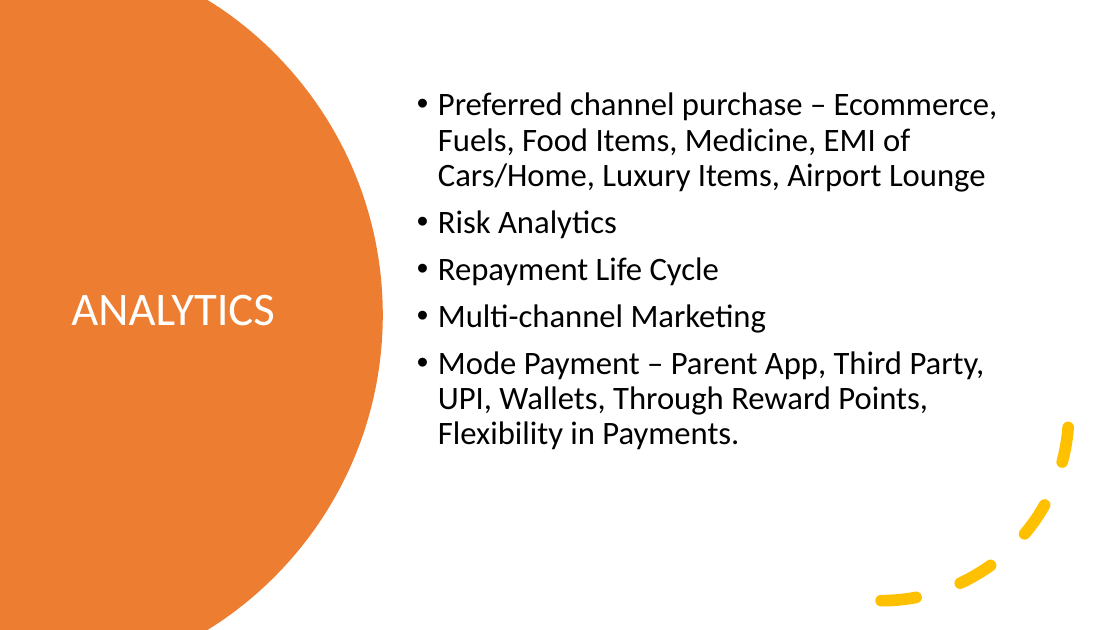
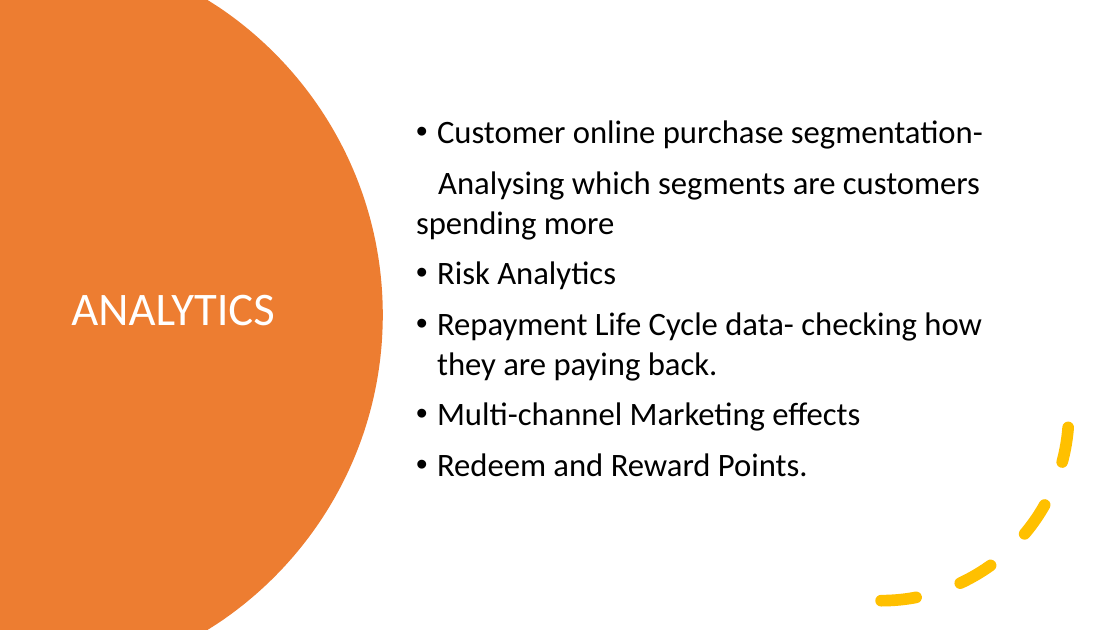
Before and after one commit to Ruthwik14/Case-Study, a slide deck: slide 4 of Monsoon Bonanza Offer.pptx. Drawn at 1120x630 pixels with LibreOffice and Linux fonts; fonts in the diff are those of the drawing. Boxes give left, top, right and bottom in pixels: in the first picture for what was removed or moved away, otherwise in the second. Text is boxed around its words. In the diff, an @@ line names an element or a change of style, - is before the commit and + after.

```diff
--- a/Monsoon Bonanza Offer.pptx
+++ b/Monsoon Bonanza Offer.pptx
@@ text at [416, 120, 983, 240]: text changed @@
-• Preferred channel purchase – Ecommerce, Fuels, Food Items, Medicine, EMI of Cars/Home, Luxury Items, Airport Lounge
+• Customer online purchase segmentation-
+Analysing which segments are customers spending more
@@ text at [437, 261, 616, 290]: line spacing 0.9 to 1 @@
@@ text at [437, 312, 982, 477]: text changed @@
-• Repayment Life Cycle
-• Multi-channel Marketing
-• Mode Payment – Parent App, Third Party, UPI, Wallets, Through Reward Points, Flexibility in Payments.
+• Repayment Life Cycle data- checking how they are paying back.
+• Multi-channel Marketing effects
+• Redeem and Reward Points.
```
Also in this commit, not shown: 4 other slides changed, 1 slide added.
